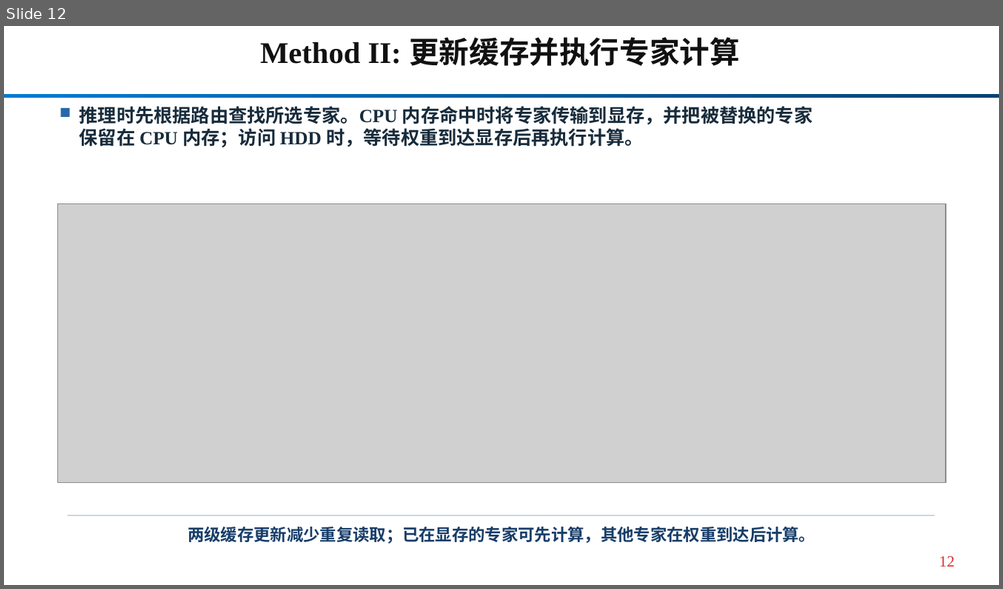
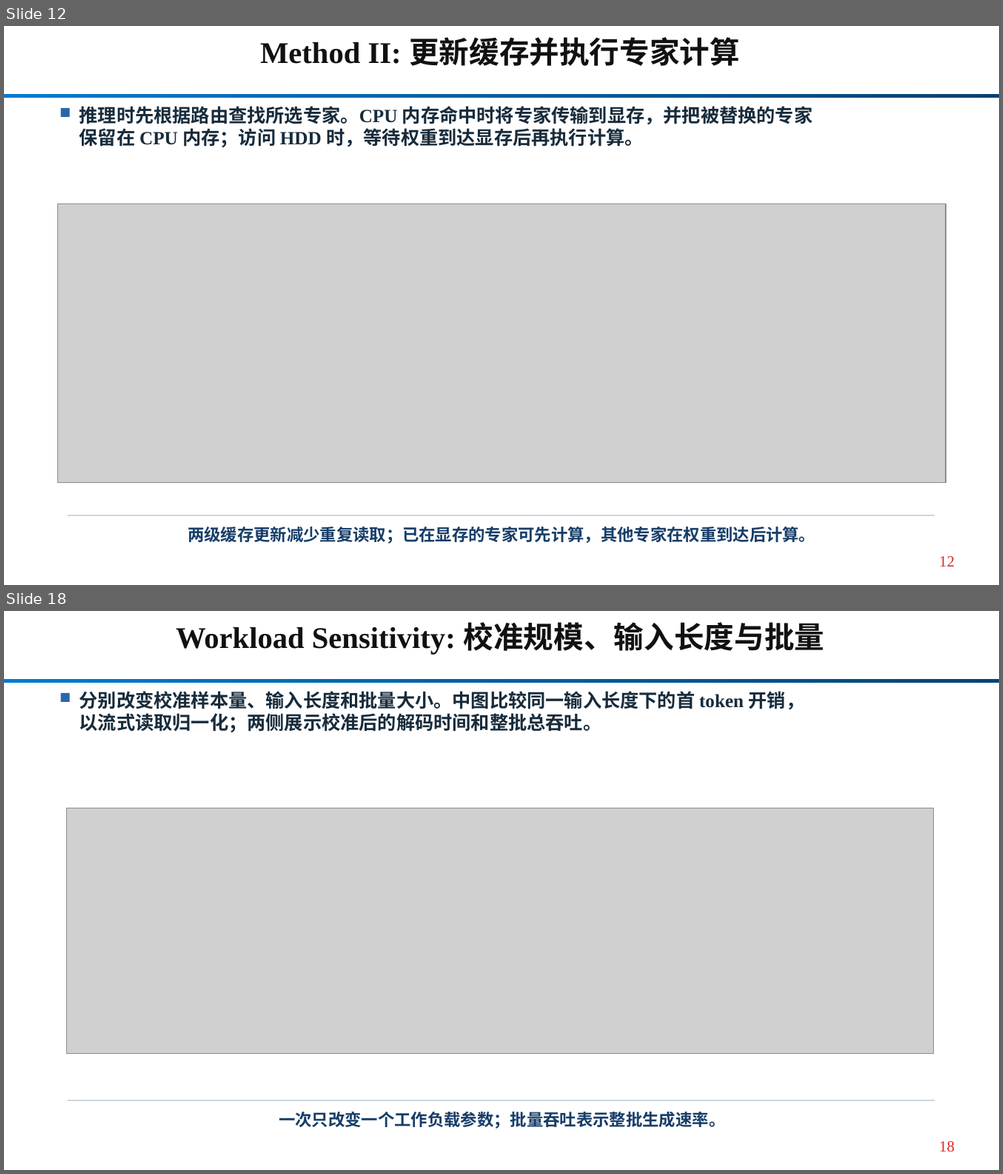
Before and after one commit to Kirihara-Yun/mecc_package, a slide deck: mecc_package/paper/current/MECC_HPCA_current.pptx. Shown one above the other, each under a label of ours: slide 12 before the commit, slides 12 and 18 after it; the slides between them are not shown. The pictures are 1003x589 and 1003x1174 pixels, drawn with LibreOffice and Linux fonts; fonts in the diff are those of the drawing; grey boxes stand for pictures. Boxes give left, top, right and bottom in pixels: in the first picture for what was removed or moved away, otherwise in the second. Text is boxed around its words. In the diff, an @@ line names an element or a change of style, - is before the commit and + after.

Commit message:
slides: synchronize group meeting figures with R27 and audit disclosures

```diff
--- a/mecc_package/paper/current/MECC_HPCA_current.pptx
+++ b/mecc_package/paper/current/MECC_HPCA_current.pptx
@@ slide 18 added at (4, 611, 999, 1170), background #FFFFFF; not listed: 1 template element that a slide beside it also shows @@
@@ text added at (176, 622, 825, 655), 29 pt, text #111111, bold @@
+Workload Sensitivity: 校准规模、输入长度与批量
@@ rectangle added at (61, 693, 70, 702), fill #2768A8 @@
@@ text added at (79, 691, 805, 733), 18 pt, text #172B3B, bold @@
+分别改变校准样本量、输入长度和批量大小。中图比较同一输入长度下的首 token 开销，
+以流式读取归一化；两侧展示校准后的解码时间和整批总吞吐。
@@ picture added at (67, 809, 933, 1054) @@
@@ rectangle added at (68, 1100, 934, 1101), fill #C4CFD8 @@
@@ text added at (279, 1112, 725, 1129), 16 pt, text #173D68, bold @@
+一次只改变一个工作负载参数；批量吞吐表示整批生成速率。
@@ text added at (939, 1142, 954, 1153), 15 pt, text #DD2A29 @@
+18
```
Also in this commit, not shown: 4 slides changed, 6 other slides added, 2 slides removed, 41 other files.
